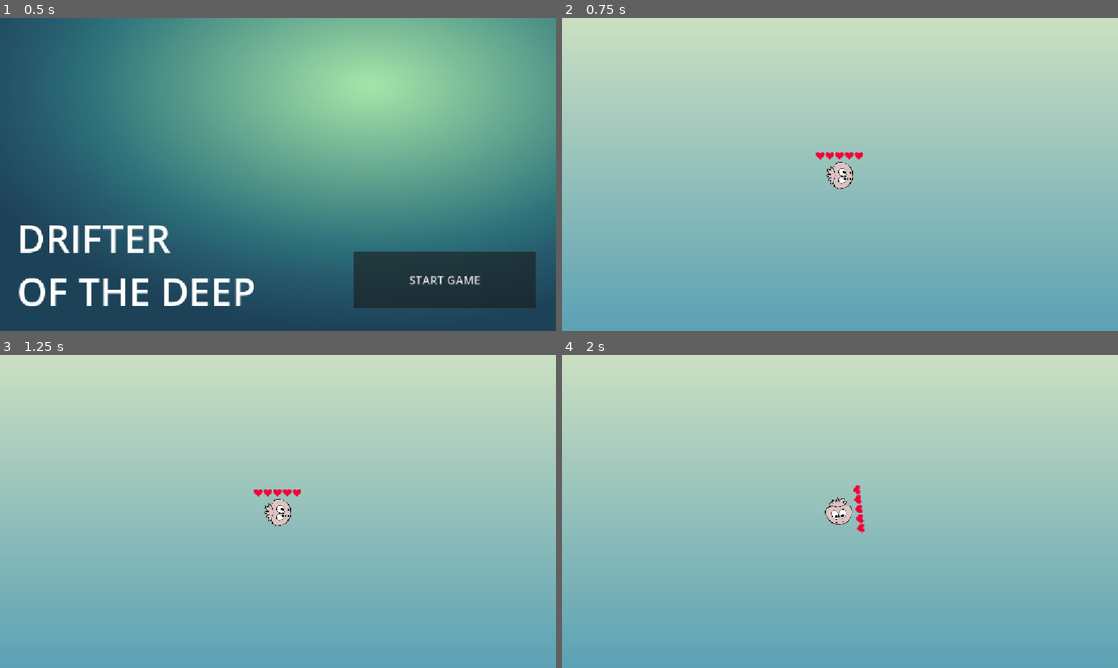
Above: before the commit, frames 1-4 (two rows, left to right).
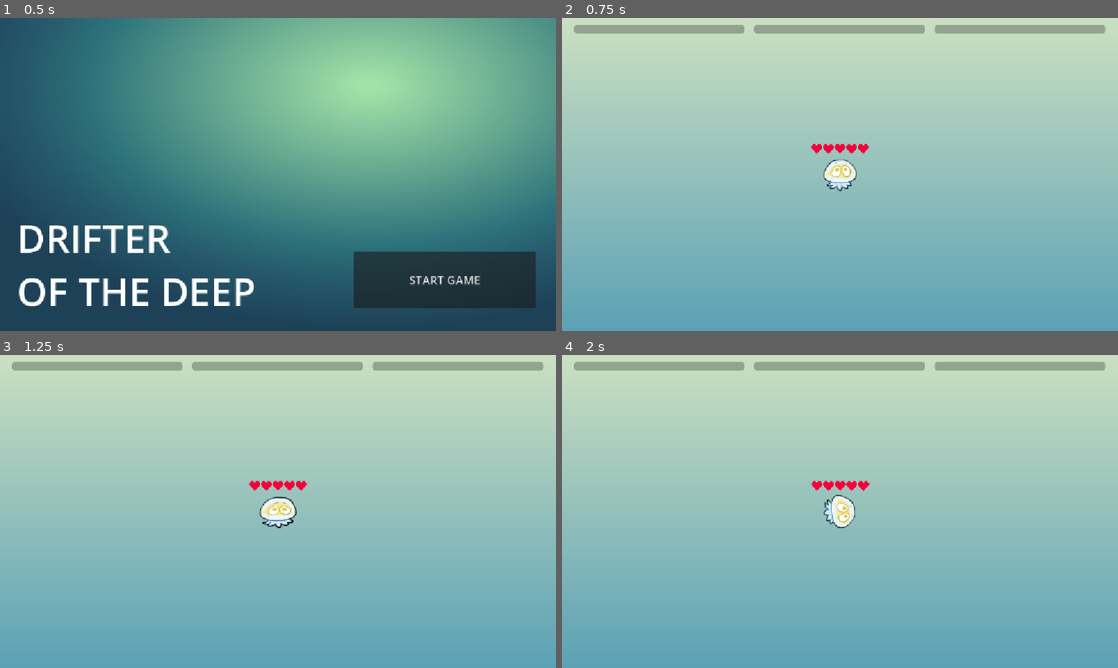
Above: after the commit, the same moments.

Repository: D4NIFAKTOR1ELLE/DrifterOfTheDeep
Game: Godot game, scene res://ui/StartScreen.tscn
Two runs of this game, one before a commit and one after it. Both use one fixed random seed, a clock stepped at 60 frames per second and the inputs below.
Inputs:
- Up to frame 1 (0.5 s): no input
- Up to frame 2 (0.75 s): click "START GAME" at 0.5 s
- Up to frame 3 (1.25 s): no input
- Up to frame 4 (2 s): hold Right (right) from 1.28 s (still down); tap Space (swim) at 1.35 s

Frame 1 is identical in both runs. In frame 2, 3.4% of the frame differs, in the area x 2-98%, y 2-56%; in frame 3, 3.5%; in frame 4, 3.5%.

Commit message:
Graphics, positionally correct health bar and IDK like some other shit

Diff:
--- a/drifter-of-the-deep/game/characters/HealthBar.tscn
+++ b/drifter-of-the-deep/game/characters/HealthBar.tscn
@@ -1,29 +1,3 @@
 [gd_scene format=3 uid="uid://cwulp5w7o7erw"]
 
-[ext_resource type="Texture2D" uid="uid://bvq105khfebiv" path="res://assets/elements/health_icon.png" id="1_fbh0y"]
-
-[sub_resource type="StyleBoxFlat" id="StyleBoxFlat_fbh0y"]
-bg_color = Color(0.31090328, 0.11669334, 0.11272455, 1)
-
-[sub_resource type="StyleBoxFlat" id="StyleBoxFlat_cdx7k"]
-bg_color = Color(0.96132666, 0, 0.22230083, 1)
-
-[node name="TextureRect" type="TextureRect" unique_id=79594106]
-clip_children = 1
-offset_left = -51.0
-offset_top = -49.0
-offset_right = 50.0
-offset_bottom = -28.0
-texture = ExtResource("1_fbh0y")
-stretch_mode = 1
-
-[node name="ProgressBar" type="ProgressBar" parent="." unique_id=489815321]
-layout_mode = 0
-offset_left = 1.0
-offset_right = 101.0
-offset_bottom = 21.0
-theme_override_styles/background = SubResource("StyleBoxFlat_fbh0y")
-theme_override_styles/fill = SubResource("StyleBoxFlat_cdx7k")
-max_value = 5.0
-value = 5.0
-show_percentage = false
+[node name="CanvasLayer" type="CanvasLayer" unique_id=1908671228]
--- a/drifter-of-the-deep/game/characters/Jelly.tscn
+++ b/drifter-of-the-deep/game/characters/Jelly.tscn
@@ -1,56 +1,160 @@
 [gd_scene format=3 uid="uid://cg4dvpg0ivema"]
 
-[ext_resource type="Script" uid="uid://cih5fmr52hpfi" path="res://game/characters/jelly.gd" id="1_ijgx5"]
+[ext_resource type="Script" uid="uid://lbyrlcurfm7g" path="res://game/characters/jelly.gd" id="1_ijgx5"]
+[ext_resource type="Script" uid="uid://cih5fmr52hpfi" path="res://game/characters/jelly_movement.gd" id="2_flwdq"]
 [ext_resource type="Texture2D" uid="uid://dr8vm08geo3ip" path="res://assets/character/jelly_spritesheet.png" id="2_ii5tr"]
-[ext_resource type="PackedScene" uid="uid://cwulp5w7o7erw" path="res://game/characters/HealthBar.tscn" id="3_voh5p"]
+[ext_resource type="Texture2D" uid="uid://gkn7dubhgw2j" path="res://assets/elements/health_icon2.png" id="4_ett74"]
+[ext_resource type="Script" uid="uid://bgnwiewv37egj" path="res://game/characters/health.gd" id="4_flwdq"]
 
 [sub_resource type="RectangleShape2D" id="RectangleShape2D_mq5jx"]
 size = Vector2(62, 62)
 
 [sub_resource type="AtlasTexture" id="AtlasTexture_voh5p"]
 atlas = ExtResource("2_ii5tr")
-region = Rect2(0, 0, 140, 140)
+region = Rect2(80, 80, 80, 80)
+
+[sub_resource type="AtlasTexture" id="AtlasTexture_flwdq"]
+atlas = ExtResource("2_ii5tr")
+region = Rect2(160, 80, 80, 80)
+
+[sub_resource type="AtlasTexture" id="AtlasTexture_ett74"]
+atlas = ExtResource("2_ii5tr")
+region = Rect2(0, 0, 80, 80)
+
+[sub_resource type="AtlasTexture" id="AtlasTexture_jwpbl"]
+atlas = ExtResource("2_ii5tr")
+region = Rect2(0, 80, 80, 80)
+
+[sub_resource type="AtlasTexture" id="AtlasTexture_g6k4r"]
+atlas = ExtResource("2_ii5tr")
+region = Rect2(320, 0, 80, 80)
+
+[sub_resource type="AtlasTexture" id="AtlasTexture_dmro5"]
+atlas = ExtResource("2_ii5tr")
+region = Rect2(400, 0, 80, 80)
+
+[sub_resource type="AtlasTexture" id="AtlasTexture_hrjon"]
+atlas = ExtResource("2_ii5tr")
+region = Rect2(80, 0, 80, 80)
+
+[sub_resource type="AtlasTexture" id="AtlasTexture_k8rbj"]
+atlas = ExtResource("2_ii5tr")
+region = Rect2(160, 0, 80, 80)
+
+[sub_resource type="AtlasTexture" id="AtlasTexture_ft17o"]
+atlas = ExtResource("2_ii5tr")
+region = Rect2(240, 0, 80, 80)
 
 [sub_resource type="SpriteFrames" id="SpriteFrames_mq5jx"]
 animations = [{
 "frames": [{
 "duration": 1.0,
 "texture": SubResource("AtlasTexture_voh5p")
+}, {
+"duration": 1.0,
+"texture": SubResource("AtlasTexture_flwdq")
+}],
+"loop": true,
+"name": &"Create",
+"speed": 5.0
+}, {
+"frames": [{
+"duration": 1.0,
+"texture": SubResource("AtlasTexture_ett74")
+}, {
+"duration": 1.0,
+"texture": SubResource("AtlasTexture_jwpbl")
+}],
+"loop": false,
+"name": &"CreateInit",
+"speed": 5.0
+}, {
+"frames": [{
+"duration": 1.0,
+"texture": SubResource("AtlasTexture_ett74")
+}, {
+"duration": 1.0,
+"texture": SubResource("AtlasTexture_g6k4r")
+}, {
+"duration": 1.0,
+"texture": SubResource("AtlasTexture_dmro5")
+}],
+"loop": false,
+"name": &"Hurt",
+"speed": 5.0
+}, {
+"frames": [{
+"duration": 1.0,
+"texture": SubResource("AtlasTexture_ett74")
+}, {
+"duration": 1.0,
+"texture": SubResource("AtlasTexture_dmro5")
 }],
 "loop": true,
 "name": &"Idle",
-"speed": 5.0
+"speed": 2.0
 }, {
-"frames": [],
+"frames": [{
+"duration": 1.0,
+"texture": SubResource("AtlasTexture_hrjon")
+}, {
+"duration": 1.0,
+"texture": SubResource("AtlasTexture_k8rbj")
+}, {
+"duration": 1.0,
+"texture": SubResource("AtlasTexture_ft17o")
+}],
 "loop": true,
 "name": &"Swim",
 "speed": 5.0
-}, {
-"frames": [],
-"loop": true,
-"name": &"Tumble",
-"speed": 5.0
 }]
 
-[node name="Jelly" type="CharacterBody2D" unique_id=1163751745]
+[sub_resource type="StyleBoxFlat" id="StyleBoxFlat_flwdq"]
+bg_color = Color(0.31090328, 0.11669334, 0.11272455, 1)
+
+[sub_resource type="StyleBoxFlat" id="StyleBoxFlat_ett74"]
+bg_color = Color(0.96132666, 0, 0.22230083, 1)
+
+[node name="Jelly" type="Node2D" unique_id=1052139 groups=["Player"]]
+script = ExtResource("1_ijgx5")
+
+[node name="Jelly" type="CharacterBody2D" parent="." unique_id=1163751745 groups=["Player"]]
 collision_layer = 2
 collision_mask = 5
-script = ExtResource("1_ijgx5")
+script = ExtResource("2_flwdq")
 
-[node name="Collision" type="CollisionShape2D" parent="." unique_id=2039568825]
+[node name="Collision" type="CollisionShape2D" parent="Jelly" unique_id=2039568825]
 shape = SubResource("RectangleShape2D_mq5jx")
 
-[node name="Sprite" type="AnimatedSprite2D" parent="." unique_id=10979587]
-scale = Vector2(0.5, 0.5)
+[node name="Sprite" type="AnimatedSprite2D" parent="Jelly" unique_id=10979587]
 sprite_frames = SubResource("SpriteFrames_mq5jx")
-animation = &"Idle"
+animation = &"Hurt"
+autoplay = "Idle"
 
-[node name="Camera2D" type="Camera2D" parent="." unique_id=975648518]
+[node name="Camera2D" type="Camera2D" parent="Jelly" unique_id=975648518]
 
-[node name="RayCast2D" type="RayCast2D" parent="." unique_id=1820523520]
+[node name="RayCast2D" type="RayCast2D" parent="Jelly" unique_id=1820523520]
 target_position = Vector2(76, 0)
 
-[node name="AnimationPlayer" type="AnimationPlayer" parent="." unique_id=1317180509]
+[node name="AnimationPlayer" type="AnimationPlayer" parent="Jelly" unique_id=1317180509]
 
-[node name="TextureRect" parent="." unique_id=79594106 instance=ExtResource("3_voh5p")]
-offset_right = 51.0
+[node name="Health" type="TextureRect" parent="." unique_id=1448555679]
+clip_children = 1
+offset_left = -60.0
+offset_top = -59.0
+offset_right = 91.249985
+offset_bottom = -29.0
+scale = Vector2(0.8, 0.8)
+texture = ExtResource("4_ett74")
+stretch_mode = 1
+script = ExtResource("4_flwdq")
+
+[node name="ProgressBar" type="ProgressBar" parent="Health" unique_id=506611054]
+layout_mode = 0
+offset_right = 151.24998
+offset_bottom = 31.0
+theme_override_styles/background = SubResource("StyleBoxFlat_flwdq")
+theme_override_styles/fill = SubResource("StyleBoxFlat_ett74")
+max_value = 5.0
+value = 5.0
+show_percentage = false
--- /dev/null
+++ b/drifter-of-the-deep/game/characters/health.gd
@@ -0,0 +1,8 @@
+extends TextureRect
+
+@onready var jelly = get_node("../Jelly")
+
+var vector = Vector2(-60, -65)
+
+func _process(delta: float) -> void:
+	global_position = jelly.global_position + vector
--- a/drifter-of-the-deep/game/characters/jelly.gd
+++ b/drifter-of-the-deep/game/characters/jelly.gd
@@ -1,46 +1,8 @@
-extends CharacterBody2D
+extends Node2D
 
 class_name Player
 
-@onready var ray: RayCast2D = $RayCast2D
-@onready var camera: Camera2D = $Camera2D
-
-var speed = 300.0
-var trajectory = 400
-var rotation_speed: float = PI / 1.5
-var health: int = 5
-var ideas_collected: int = 0
-
-var cooldown: bool = false
-
-func _physics_process(delta: float) -> void:
-	var rotation_direction = Input.get_axis("left", "right")
-	rotation += rotation_direction * rotation_speed * delta
-	move_and_slide()
-
-func _input(_event: InputEvent) -> void:
-	if Input.is_action_just_pressed("swim"):
-		swim()
-
-func swim():
-	if cooldown:
-		return
-
-	cooldown = true
-
-	var forward: Vector2 = Vector2.RIGHT.rotated(rotation)
-	var distance: float = trajectory
-
-	var target_position = global_position + forward * distance
-
-	var tween: Tween = create_tween()
-	tween.tween_property(self, "global_position", target_position, 0.6)
-
-	await tween.finished
-
-	cooldown = false
-
 func get_camera_rect() -> Rect2:
-	var pos = camera.get_target_position()
-	var half_size = camera.get_viewport_rect().size * 0.5
+	var pos = $Jelly/Camera2D.get_target_position()
+	var half_size = $Jelly/Camera2D.get_viewport_rect().size * 0.5
 	return Rect2(pos - half_size, pos + half_size)
--- /dev/null
+++ b/drifter-of-the-deep/game/characters/jelly_movement.gd
@@ -0,0 +1,44 @@
+extends CharacterBody2D
+
+@onready var ray: RayCast2D = $RayCast2D
+@onready var camera: Camera2D = $Camera2D
+@onready var sprite: AnimatedSprite2D = $Sprite
+
+var speed = 300.0
+var trajectory = 400
+var rotation_speed: float = PI / 1.5
+var health: int = 5
+var ideas_collected: int = 0
+
+var cooldown: bool = false
+
+func _physics_process(delta: float) -> void:
+	var rotation_direction = Input.get_axis("left", "right")
+	rotation += rotation_direction * rotation_speed * delta
+	move_and_slide()
+
+func _input(_event: InputEvent) -> void:
+	if Input.is_action_just_pressed("swim"):
+		swim()
+
+func swim():
+	if cooldown:
+		return
+
+	sprite.play("Swim")
+
+	cooldown = true
+
+	var forward: Vector2 = Vector2.UP.rotated(rotation)
+	var distance: float = trajectory
+
+	var target_position = global_position + forward * distance
+
+	var tween: Tween = create_tween().set_process_mode(Tween.TWEEN_PROCESS_PHYSICS)
+	tween.tween_property(self, "global_position", target_position, 0.6)
+
+	await tween.finished
+
+	sprite.play("Idle")
+
+	cooldown = false
--- a/drifter-of-the-deep/game/elements/Idea.tscn
+++ b/drifter-of-the-deep/game/elements/Idea.tscn
@@ -20,6 +20,7 @@
 
 [node name="SelfDestructTimer" type="Timer" parent="." unique_id=1994374830]
 wait_time = 7.0
+autostart = true
 
 [connection signal="body_entered" from="." to="." method="_on_body_entered"]
 [connection signal="timeout" from="SelfDestructTimer" to="." method="_on_self_destruct_timer_timeout"]
--- a/drifter-of-the-deep/game/elements/idea.gd
+++ b/drifter-of-the-deep/game/elements/idea.gd
@@ -4,17 +4,20 @@
 @onready var collision: CollisionShape2D = $Collision
 
 func _on_body_entered(body: Node2D) -> void:
-	if body is Player:
+	if body.is_in_group("Player"):
 		collect()
 
 func collect():
+	await die()
+	queue_free()
+
+func die():
 	collision.set_deferred("disabled", true)
 	var tween: Tween = create_tween().set_parallel(true)
 	tween.tween_property(sprite, "scale", Vector2(1.3, 1.3), 0.3)
 	tween.tween_property(sprite, "self_modulate", Color.TRANSPARENT, 0.3)
 	await tween.finished
 
+func _on_self_destruct_timer_timeout() -> void:
+	await die()
 	queue_free()
-
-func _on_self_destruct_timer_timeout() -> void:
-	queue_free()
--- a/drifter-of-the-deep/game/game.gd
+++ b/drifter-of-the-deep/game/game.gd
@@ -1,7 +1,7 @@
 extends Node
 
 var phase: int = 1
-var player: Player
+var player
 var main_scene
 
 func start_game():
--- a/drifter-of-the-deep/game/scene/MainScene.tscn
+++ b/drifter-of-the-deep/game/scene/MainScene.tscn
@@ -2,11 +2,14 @@
 
 [ext_resource type="PackedScene" uid="uid://la4yi4akt601" path="res://ui/Background.tscn" id="1_4r676"]
 [ext_resource type="Script" uid="uid://3inh6h7nk50q" path="res://game/scene/main_scene.gd" id="1_srjx5"]
+[ext_resource type="PackedScene" uid="uid://cvbeb6cbn3xkg" path="res://ui/UI.tscn" id="3_uvcu7"]
 
 [node name="MainScene" type="TileMapLayer" unique_id=1575692685]
 script = ExtResource("1_srjx5")
 
 [node name="Background" parent="." unique_id=1199686135 instance=ExtResource("1_4r676")]
+
+[node name="UI" parent="." unique_id=1479335240 instance=ExtResource("3_uvcu7")]
 
 [node name="Ideas" type="Node2D" parent="." unique_id=1074232102]
 
--- a/drifter-of-the-deep/game/scene/main_scene.gd
+++ b/drifter-of-the-deep/game/scene/main_scene.gd
@@ -6,7 +6,6 @@
 
 func random_idea_spawn():
 	var screen_rect: Rect2 = player.get_camera_rect()
-	print(screen_rect)
 	for i in range(5):
 		var new_idea = Globals.idea.instantiate()
 		new_idea.global_position = Vector2(
--- a/drifter-of-the-deep/project.godot
+++ b/drifter-of-the-deep/project.godot
@@ -33,6 +33,10 @@
 "res://ui/": "purple"
 }
 
+[global_group]
+
+Player=""
+
 [input]
 
 left={
Binary file added: drifter-of-the-deep/assets/character/bad_ms_paint_fish.png
Not shown, added: drifter-of-the-deep/assets/character/bad_ms_paint_fish.png.import
Binary file added: drifter-of-the-deep/assets/character/bad_paper_fish.png
Not shown, added: drifter-of-the-deep/assets/character/bad_paper_fish.png.import
Binary file changed: drifter-of-the-deep/assets/character/jelly_spritesheet.png
Binary file added: drifter-of-the-deep/assets/character/ms_paint_fish.png
Not shown, added: drifter-of-the-deep/assets/character/ms_paint_fish.png.import
Binary file added: drifter-of-the-deep/assets/character/paper_fish.png
Not shown, added: drifter-of-the-deep/assets/character/paper_fish.png.import
Binary file added: drifter-of-the-deep/assets/character/shark_spritesheet.png
Not shown, added: drifter-of-the-deep/assets/character/shark_spritesheet.png.import
Not shown, added: drifter-of-the-deep/game/characters/health.gd.uid
(and 2 more such lines)
